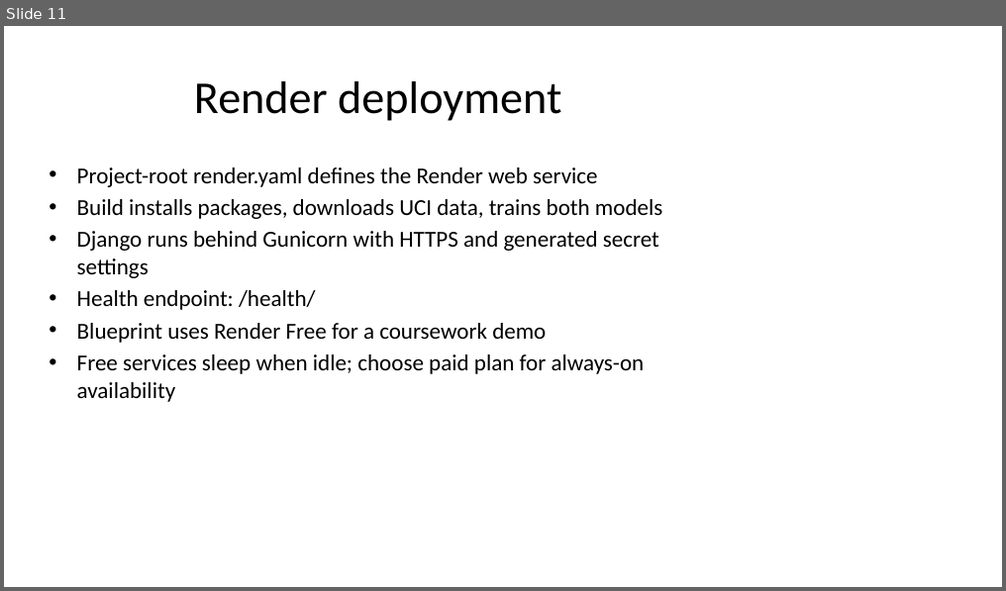
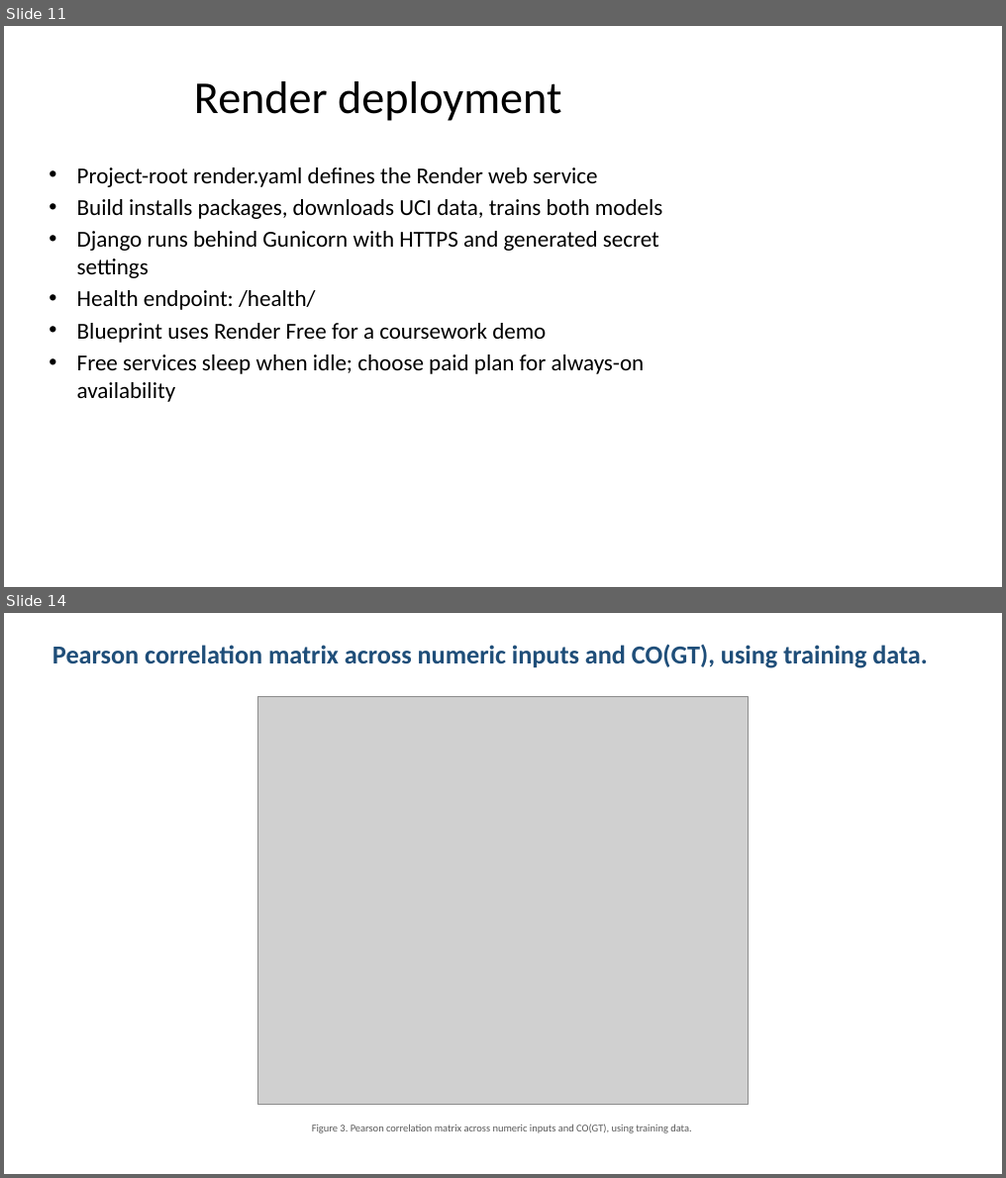
Before and after one commit to killshot-0/Online-shopping-purchase-prediction-and-Air-quality-estimation, a slide deck: outputs/ML_Process_Presentation.pptx. Shown one above the other, each under a label of ours: slide 11 before the commit, slides 11 and 14 after it; the slides between them are not shown. The pictures are 1006x591 and 1006x1178 pixels, drawn with LibreOffice and Linux fonts; fonts in the diff are those of the drawing; grey boxes stand for pictures. Boxes give left, top, right and bottom in pixels: in the first picture for what was removed or moved away, otherwise in the second. Text is boxed around its words. In the diff, an @@ line names an element or a change of style, - is before the commit and + after.

```diff
--- a/outputs/ML_Process_Presentation.pptx
+++ b/outputs/ML_Process_Presentation.pptx
@@ slide 14 added at (x1=4, y1=613, x2=1002, y2=1174), background #FFFFFF @@
@@ text added at (x1=53, y1=644, x2=928, y2=668), 25 pt, text #1F4E79, bold @@
+Pearson correlation matrix across numeric inputs and CO(GT), using training data.
@@ picture added at (x1=258, y1=697, x2=748, y2=1105) @@
@@ text added at (x1=312, y1=1124, x2=691, y2=1134), 10 pt, text #5A5A5A @@
+Figure 3. Pearson correlation matrix across numeric inputs and CO(GT), using training data.
```
Also in this commit, not shown: 2 slides changed, 7 other slides added, 10 other files.
